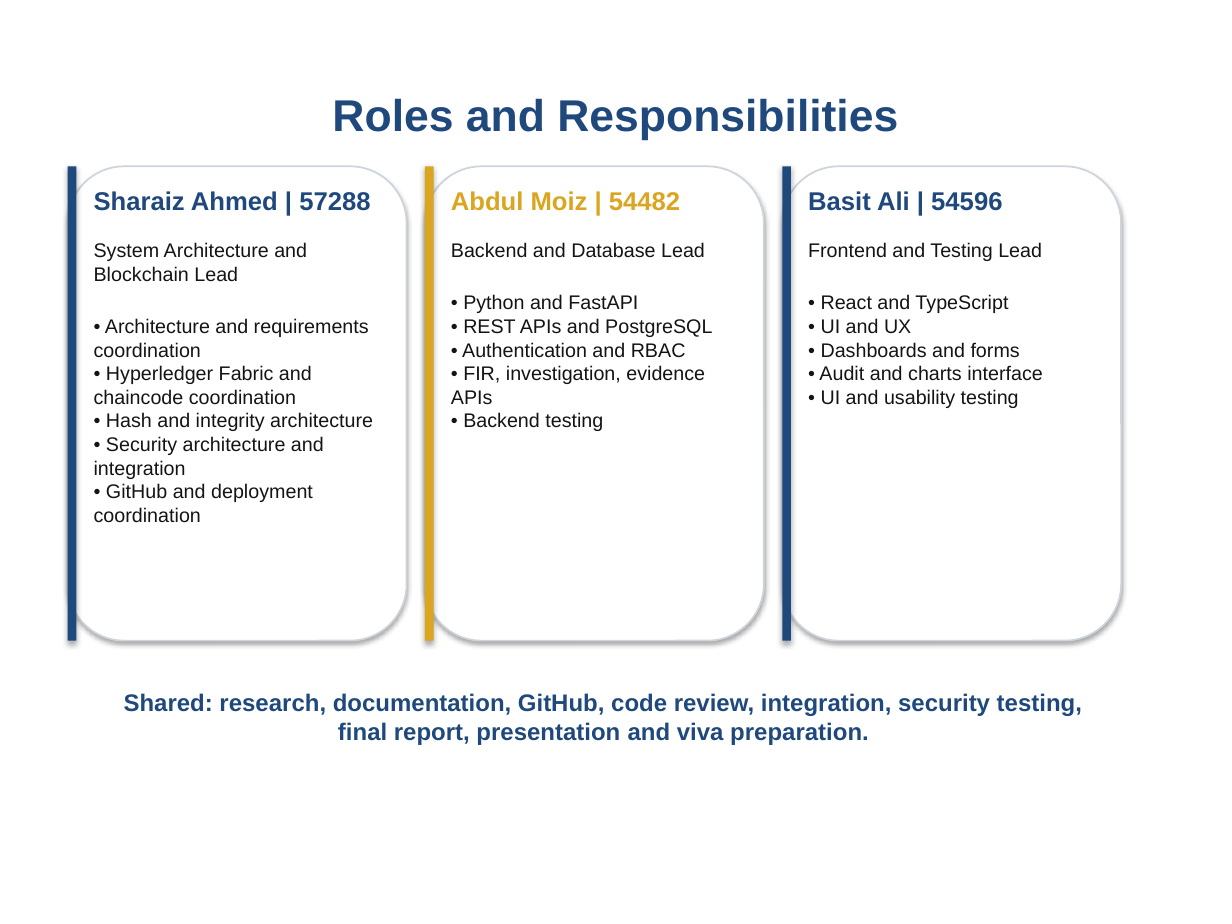
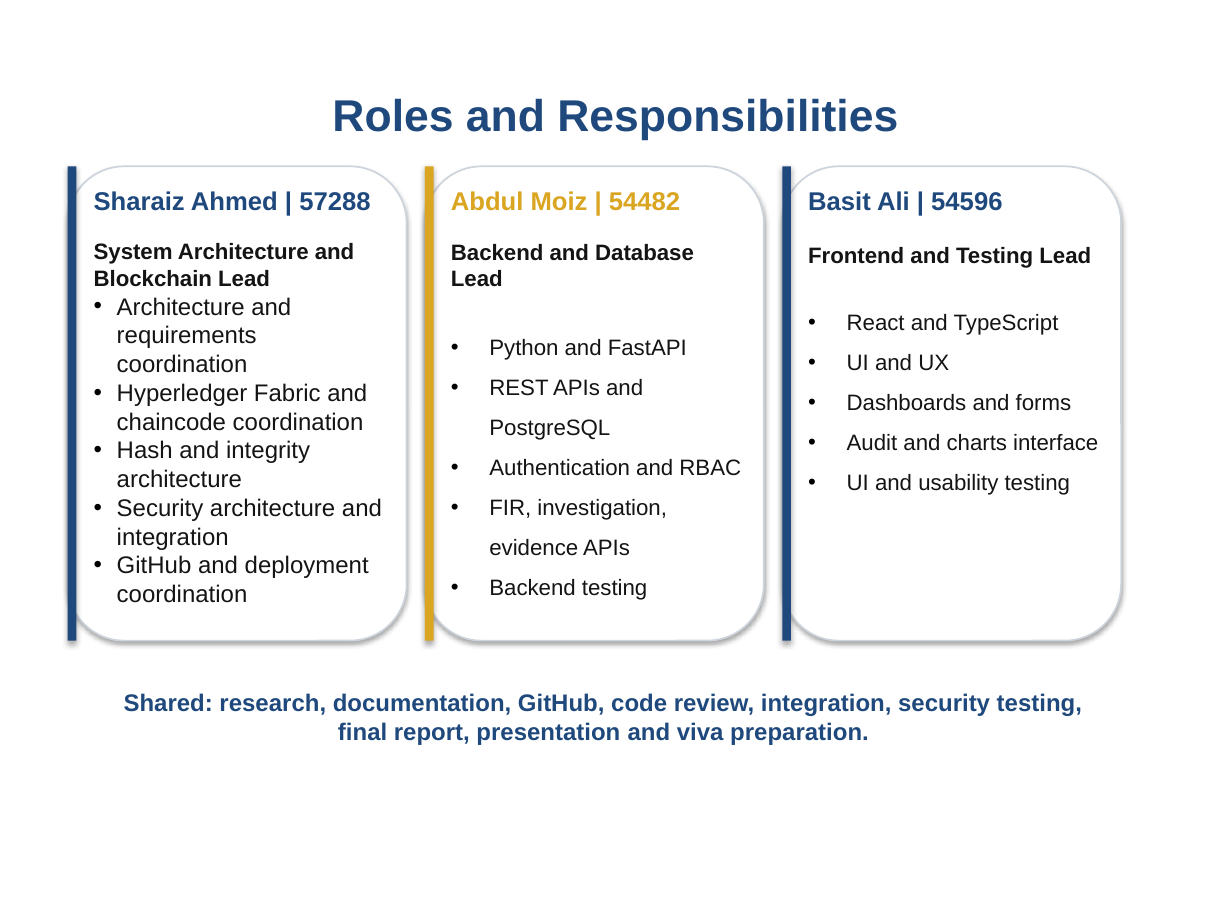
Before and after one commit to Sharaiz333/FYPBSCS_Digital-FIR-blockchain_2026, a slide deck: slide 19 of Final_Digital_FIR_Final_FYP_Presentation.pptx (slide 18 before the commit). Drawn at 1232x924 pixels with LibreOffice and Linux fonts; fonts in the diff are those of the drawing; background and template pictures are left out. Boxes give left, top, right and bottom in pixels: in the first picture for what was removed or moved away, otherwise in the second. Text is boxed around its words. In the diff, an @@ line names an element or a change of style, - is before the commit and + after.

```diff
--- a/Final_Digital_FIR_Final_FYP_Presentation.pptx
+++ b/Final_Digital_FIR_Final_FYP_Presentation.pptx
@@ text at (x1=94, y1=243, x2=382, y2=603): text changed; size 11.5 to 14 pt @@
-System Architecture and Blockchain Lead
-• Architecture and requirements coordination
-• Hyperledger Fabric and chaincode coordination
-• Hash and integrity architecture
-• Security architecture and integration
-• GitHub and deployment coordination
+System Architecture and Blockchain Lead
+• Architecture and requirements coordination
+• Hyperledger Fabric and chaincode coordination
+• Hash and integrity architecture
+• Security architecture and integration
+• GitHub and deployment coordination
@@ text at (x1=451, y1=244, x2=741, y2=600): text changed; size 11.5 to 13 pt @@
-Backend and Database Lead
-• Python and FastAPI
-• REST APIs and PostgreSQL
-• Authentication and RBAC
-• FIR, investigation, evidence APIs
-• Backend testing
+Backend and Database Lead
+• Python and FastAPI
+• REST APIs and PostgreSQL
+• Authentication and RBAC
+• FIR, investigation, evidence APIs
+• Backend testing
@@ text at (x1=808, y1=247, x2=1098, y2=495): text changed; size 11.5 to 13 pt @@
-Frontend and Testing Lead
-• React and TypeScript
-• UI and UX
-• Dashboards and forms
-• Audit and charts interface
-• UI and usability testing
+Frontend and Testing Lead
+• React and TypeScript
+• UI and UX
+• Dashboards and forms
+• Audit and charts interface
+• UI and usability testing
```
Also in this commit, not shown: 13 other slides changed, 1 slide added, 3 other files.
